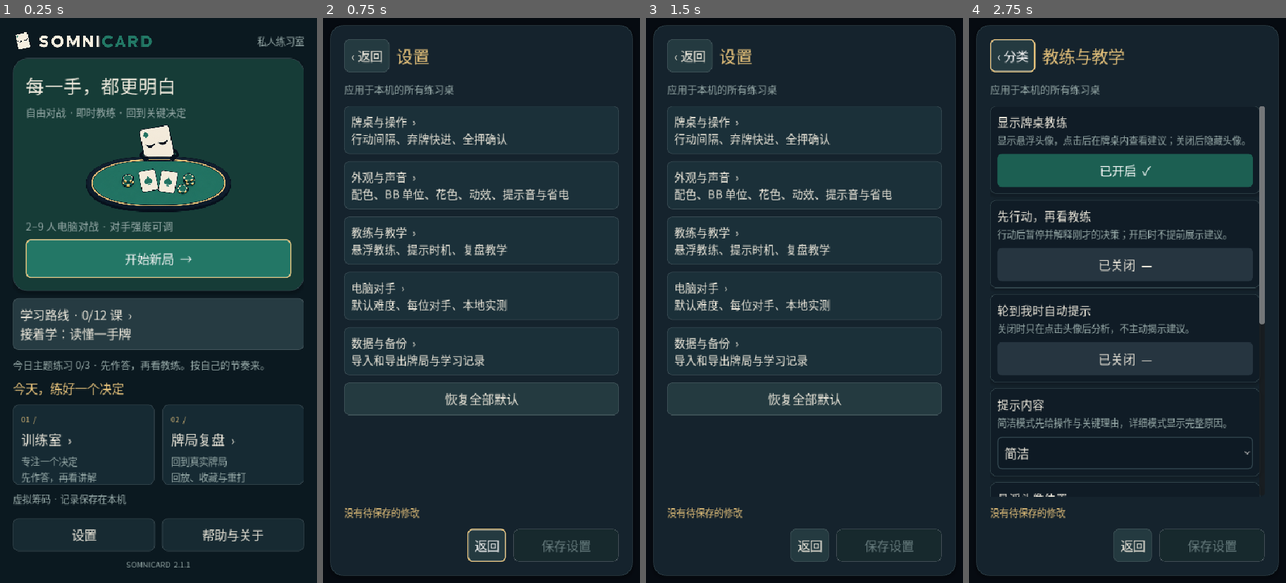
Above: before the commit, frames 1-4 (left to right).
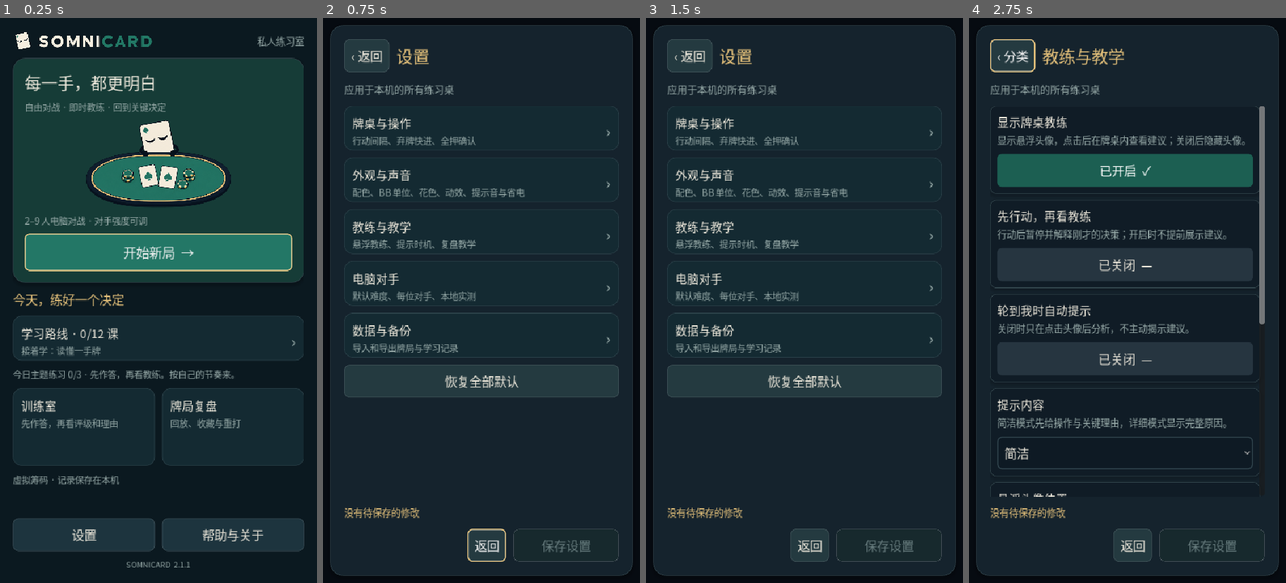
Above: after the commit, the same moments.

Repository: mcxddd/Somnicard
Game: Godot game, scene res://scenes/main.tscn
Two runs of this game, one before a commit and one after it. Both use one fixed random seed, a clock stepped at 60 frames per second and the inputs below.
Inputs:
- Up to frame 1 (0.25 s): no input
- Up to frame 2 (0.75 s): click "设置" at 0.5 s
- Up to frame 3 (1.5 s): click "帮助与关于" at 1.25 s
- Up to frame 4 (2.75 s): click "开始新局 →" at 2 s

The runs differ from the first frame. In frame 1, 17% of the frame differs, in the area x 4-96%, y 7-86%; in frame 2, 6.7%; in frame 3, 6.7%; in frame 4, nothing differs.

Commit message:
Introduce a shared UI style: type scale, colour roles, cards and entries
style.gd gains title/heading/body/caption labels, hero/card/inset cards,
primary/secondary buttons and an entry row with optional icon, title and
caption (icons load from assets/icons when present). The home screen,
training home, settings index, course list and help topics use them.
docs/ui-style.md records the rules and the icon names.

Co-Authored-By: Claude Opus 5.5 <noreply@anthropic.com>

Diff:
--- /dev/null
+++ b/scripts/ui/entry_button.gd
@@ -0,0 +1,58 @@
+extends Button
+## Navigation row with an icon, a title and one line of supporting text.
+## The plain-text form stays in `text` (drawn transparent) for accessibility and tests.
+const UI = preload("res://scripts/ui/style.gd")
+var title_label: Label
+var subtitle_label: Label
+
+func setup(title_text: String, subtitle: String, icon_name: String, vertical: bool) -> void:
+	custom_minimum_size = Vector2(64, 132 if vertical else 76)
+	size_flags_horizontal = Control.SIZE_EXPAND_FILL
+	for state in ["normal", "hover", "pressed", "disabled"]:
+		var fill = UI.CARD
+		if state == "hover": fill = UI.CARD.lightened(0.08)
+		if state == "pressed": fill = UI.CARD.lightened(0.04)
+		var style = UI.surface(fill, 14, 0, Color("2a4048"))
+		style.set_border_width_all(1)
+		add_theme_stylebox_override(state, style)
+	add_theme_stylebox_override("focus", UI.surface(Color.TRANSPARENT, 14, 0, UI.GOLD))
+	for color in ["font_color", "font_hover_color", "font_pressed_color", "font_focus_color", "font_disabled_color"]:
+		add_theme_color_override(color, Color.TRANSPARENT)
+	var inset = MarginContainer.new()
+	inset.set_anchors_and_offsets_preset(Control.PRESET_FULL_RECT)
+	for edge in ["left", "right", "top", "bottom"]: inset.add_theme_constant_override("margin_" + edge, 14)
+	inset.mouse_filter = Control.MOUSE_FILTER_IGNORE
+	add_child(inset)
+	var row: BoxContainer = VBoxContainer.new() if vertical else HBoxContainer.new()
+	row.add_theme_constant_override("separation", 8 if vertical else 14)
+	row.mouse_filter = Control.MOUSE_FILTER_IGNORE
+	inset.add_child(row)
+	var picture = UI.icon(icon_name, 36 if vertical else 40)
+	if picture != null:
+		picture.size_flags_vertical = Control.SIZE_SHRINK_CENTER
+		if vertical: picture.stretch_mode = TextureRect.STRETCH_KEEP_ASPECT
+		row.add_child(picture)
+	var lines = VBoxContainer.new()
+	lines.size_flags_horizontal = Control.SIZE_EXPAND_FILL
+	lines.alignment = BoxContainer.ALIGNMENT_CENTER
+	lines.add_theme_constant_override("separation", 4)
+	lines.mouse_filter = Control.MOUSE_FILTER_IGNORE
+	row.add_child(lines)
+	title_label = UI.label("", UI.SIZE_BODY + 1, UI.TEXT)
+	subtitle_label = UI.caption("")
+	for label in [title_label, subtitle_label]:
+		label.mouse_filter = Control.MOUSE_FILTER_IGNORE
+		lines.add_child(label)
+	if not vertical:
+		var chevron = UI.label("›", 26, UI.MUTED)
+		chevron.size_flags_vertical = Control.SIZE_SHRINK_CENTER
+		chevron.mouse_filter = Control.MOUSE_FILTER_IGNORE
+		row.add_child(chevron)
+	set_lines(title_text, subtitle)
+
+func set_lines(title_text: String, subtitle: String) -> void:
+	title_label.text = title_text
+	subtitle_label.text = subtitle
+	subtitle_label.visible = not subtitle.is_empty()
+	text = title_text + ("\n" + subtitle if not subtitle.is_empty() else "")
+	tooltip_text = text.replace("\n", "：")
--- a/scripts/ui/home.gd
+++ b/scripts/ui/home.gd
@@ -9,7 +9,7 @@
 var status: Label
 var scroll
 var entries: Dictionary = {}
-var learning: Button
+var learning
 var learning_note: Label
 
 func _ready() -> void:
@@ -48,72 +48,48 @@
 	body.size_flags_horizontal = Control.SIZE_EXPAND_FILL
 	body.add_theme_constant_override("separation", 12)
 	scroll.add_child(body)
-	var hero = UI.panel(Color("163c37"), 24, 22)
+	var hero = UI.card("hero")
 	body.add_child(hero)
 	var inner = VBoxContainer.new()
-	inner.add_theme_constant_override("separation", 9)
+	inner.add_theme_constant_override("separation", 10)
 	hero.add_child(inner)
-	inner.add_child(UI.label("每一手，都更明白", 32, UI.TEXT))
-	inner.add_child(_label("自由对战 · 即时教练 · 回到关键决定", 17))
+	inner.add_child(UI.title("每一手，都更明白"))
+	inner.add_child(UI.caption("自由对战 · 即时教练 · 回到关键决定"))
 	inner.add_child(UI.art(preload("res://assets/art/home-hero.png"), 150))
-	session_note = _label("2–9 人电脑对战 · 对手强度可调", 18)
+	session_note = UI.caption("2–9 人电脑对战 · 对手强度可调")
 	inner.add_child(session_note)
-	primary = UI.button("开始新局  →", func(): destination.emit("play"), UI.GREEN, 66)
+	primary = UI.primary("开始新局  →", func(): destination.emit("play"), 64)
 	inner.add_child(primary)
-	new_table = UI.button("另开一张牌桌", func(): destination.emit("new"), Color("214840"), 50)
+	new_table = UI.secondary("另开一张牌桌", func(): destination.emit("new"), 50)
 	inner.add_child(new_table)
-	learning = UI.button("学习路线  ›", func():
-		if scroll.can_activate(): destination.emit("academy"), Color("263b42"), 72)
-	learning.alignment = HORIZONTAL_ALIGNMENT_LEFT
-	learning.autowrap_mode = TextServer.AUTOWRAP_WORD_SMART
+	body.add_child(UI.heading("今天，练好一个决定"))
+	learning = UI.entry("学习路线", "", func():
+		if scroll.can_activate(): destination.emit("academy"), "learn")
 	body.add_child(learning)
 	entries["academy"] = learning
-	learning_note = _label("", 17)
+	learning_note = UI.caption("")
 	body.add_child(learning_note)
-	body.add_child(UI.label("今天，练好一个决定", 21, UI.GOLD))
 	var paths = HBoxContainer.new()
-	paths.add_theme_constant_override("separation", 14)
+	paths.add_theme_constant_override("separation", 12)
 	body.add_child(paths)
-	for spec in [["training", "训练室", "专注一个决定\n先作答，再看讲解", "01"], ["history", "牌局复盘", "回到真实牌局\n回放、收藏与重打", "02"]]:
-		var button = _entry(spec[0], spec[1], spec[2], spec[3])
+	for spec in [["training", "训练室", "先作答，再看评级和理由", "train"], ["history", "牌局复盘", "回放、收藏与重打", "review"]]:
+		var id: String = spec[0]
+		var button = UI.entry(spec[1], spec[2], func():
+			if scroll.can_activate(): destination.emit(id), spec[3], true)
 		paths.add_child(button)
-		entries[spec[0]] = button
-	status = _label("虚拟筹码 · 记录保存在本机", 16)
+		entries[id] = button
+	status = UI.caption("虚拟筹码 · 记录保存在本机")
 	body.add_child(status)
 	var utility = HBoxContainer.new()
 	utility.add_theme_constant_override("separation", 12)
 	column.add_child(utility)
 	for spec in [["settings", "设置"], ["help", "帮助与关于"]]:
-		var b = UI.button(spec[1], func(): destination.emit(spec[0]), Color("172a32"), 56)
+		var b = UI.secondary(spec[1], func(): destination.emit(spec[0]), 54)
 		b.size_flags_horizontal = Control.SIZE_EXPAND_FILL
 		utility.add_child(b)
 		entries[spec[0]] = b
 	column.add_child(UI.label("SOMNICARD  " + str(ProjectSettings.get_setting("application/config/version")), 13, UI.MUTED, true))
 	hide()
-
-func _label(text: String, font_size: int) -> Label:
-	var label = UI.label(text, font_size, UI.MUTED)
-	label.autowrap_mode = TextServer.AUTOWRAP_WORD_SMART
-	return label
-
-func _entry(id: String, title: String, description: String, number: String) -> Button:
-	var b = UI.button("", func():
-		if scroll.can_activate(): destination.emit(id), Color("162a33"), 136)
-	b.size_flags_horizontal = Control.SIZE_EXPAND_FILL
-	var inset = MarginContainer.new()
-	inset.set_anchors_and_offsets_preset(Control.PRESET_FULL_RECT)
-	for edge in ["left", "right", "top", "bottom"]: inset.add_theme_constant_override("margin_" + edge, 14)
-	inset.mouse_filter = Control.MOUSE_FILTER_IGNORE
-	b.add_child(inset)
-	var c = VBoxContainer.new()
-	c.mouse_filter = Control.MOUSE_FILTER_IGNORE
-	c.add_theme_constant_override("separation", 8)
-	inset.add_child(c)
-	for label in [UI.label(number + "  /", 13, UI.GOLD), UI.label(title + "  ›", 23), _label(description, 16)]:
-		label.mouse_filter = Control.MOUSE_FILTER_IGNORE
-		c.add_child(label)
-	b.tooltip_text = title + "：" + description.replace("\n", "，")
-	return b
 
 func update_session(active: bool, saved: bool, detail: String) -> void:
 	primary.text = "继续对局  →" if active else "恢复上次牌桌  →" if saved else "开始新局  →"
@@ -126,5 +102,5 @@
 	var p = academy.progress(data)
 	var pending = academy.missed(data)
 	var detail = "有 %d 道错题待复习" % pending.size() if not pending.is_empty() else "基础路线已完成，随时温习" if p.lessons == academy.LESSONS.size() else "接着学：" + academy.LESSONS[p.next].title
-	learning.text = "学习路线 · %d/%d 课  ›\n%s" % [p.lessons, academy.LESSONS.size(), detail]
+	learning.set_lines("学习路线 · %d/%d 课" % [p.lessons, academy.LESSONS.size()], detail)
 	learning_note.text = "今日主题练习 %d/3 · %s" % [mini(p.today, 3), "今日目标已完成，休息一下也很好。" if p.today >= 3 else "先作答，再看教练。按自己的节奏来。"]
--- a/scripts/ui/learning_center.gd
+++ b/scripts/ui/learning_center.gd
@@ -72,17 +72,16 @@
 	_text("每课几个局面，先选择，再看理由。学习进度保存在本机，也包含在学习记录备份中。", 17, UI.MUTED)
 	var pending = Academy.missed(store.data)
 	if not pending.is_empty():
-		body.add_child(UI.button("错题复习 · %d 题" % pending.size(), func():
-			if scroll.can_activate(): start_review(), UI.GOLD, 66))
+		body.add_child(UI.entry("错题复习 · %d 题" % pending.size(), "把做错的题再做一遍，答对后移出", func():
+			if scroll.can_activate(): start_review(), "review-mistakes"))
 	for i in range(Academy.LESSONS.size()):
 		var course = Academy.LESSONS[i]
 		var correct = 0
 		for q in range(course.questions.size()):
 			if store.data.get("academy", {}).get(course.id + ":" + str(q), {}).get("correct", false): correct += 1
-		var button = UI.button("%02d   %s   %s\n%s" % [i + 1, course.title, "✓" if correct == course.questions.size() else "%d/%d" % [correct, course.questions.size()], course.subtitle], func():
-			if scroll.can_activate(): start_lesson(i), Color("183b38") if correct == course.questions.size() else Color("172c35"), 96)
-		button.autowrap_mode = TextServer.AUTOWRAP_WORD_SMART
-		button.alignment = HORIZONTAL_ALIGNMENT_LEFT
+		var finished = correct == course.questions.size()
+		var button = UI.entry("%02d  %s" % [i + 1, course.title], ("已完成 · " if finished else "%d / %d · " % [correct, course.questions.size()]) + course.subtitle, func():
+			if scroll.can_activate(): start_lesson(i), "lesson-done" if finished else "lesson")
 		body.add_child(button)
 	next_button.text = "进入主题训练" if progress.lessons == Academy.LESSONS.size() else "继续学习 · " + Academy.LESSONS[progress.next].title
 	next_button.disabled = false
--- a/scripts/ui/settings.gd
+++ b/scripts/ui/settings.gd
@@ -62,10 +62,8 @@
 	body.add_child(index_page)
 	var descriptions = ["行动间隔、弃牌快进、全押确认", "配色、BB 单位、花色、动效、提示音与省电", "悬浮教练、提示时机、复盘教学", "默认难度、每位对手、本地实测", "导入和导出牌局与学习记录"]
 	for i in range(CATEGORIES.size()):
-		var tab = UI.button(CATEGORIES[i] + "  ›\n" + descriptions[i], func():
-			if scroll.can_activate(): _select_page(i), Color("1b3039"), 82)
-		tab.alignment = HORIZONTAL_ALIGNMENT_LEFT
-		tab.add_theme_font_size_override("font_size", 19)
+		var tab = UI.entry(CATEGORIES[i], descriptions[i], func():
+			if scroll.can_activate(): _select_page(i), ["settings-table", "settings-look", "settings-coach", "settings-opponents", "settings-data"][i])
 		index_page.add_child(tab)
 		tabs.append(tab)
 	for i in range(CATEGORIES.size()):
--- a/scripts/ui/style.gd
+++ b/scripts/ui/style.gd
@@ -7,6 +7,18 @@
 const PANEL = Color("15232d")
 const BORDER = Color("30444d")
 const BLUE = Color("70a8df")
+## Colour roles: TEXT for content, MUTED for supporting text, GOLD only for section
+## headings and the one key number on a card, GREEN for the primary action.
+const SUCCESS = Color("7cd7b7")
+const DANGER = Color("f2a3a9")
+const CARD = Color("142a32")
+const HERO = Color("163c37")
+const INSET = Color("10222a")
+## Type scale. Pages use these four sizes instead of ad-hoc ones.
+const SIZE_TITLE = 28
+const SIZE_HEADING = 21
+const SIZE_BODY = 19
+const SIZE_CAPTION = 15
 
 static func surface(color: Color, radius: int = 12, padding: int = 12, border := Color.TRANSPARENT) -> StyleBoxFlat:
 	var style := StyleBoxFlat.new()
@@ -56,6 +68,50 @@
 	node.add_theme_stylebox_override("panel", style)
 	return node
 
+## Card surfaces: "hero" for the one main card on a page, "card" for ordinary
+## groups, "inset" for content nested inside another card.
+static func card(kind: String = "card") -> PanelContainer:
+	if kind == "hero": return panel(HERO, 20, 20)
+	if kind == "inset":
+		var node := PanelContainer.new()
+		node.add_theme_stylebox_override("panel", surface(INSET, 10, 12))
+		return node
+	return panel(CARD, 14, 16)
+
+static func _wrapped(text: String, size: int, color: Color) -> Label:
+	var node = label(text, size, color)
+	node.autowrap_mode = TextServer.AUTOWRAP_WORD_SMART
+	return node
+
+static func title(text: String) -> Label: return _wrapped(text, SIZE_TITLE, TEXT)
+static func heading(text: String) -> Label: return _wrapped(text, SIZE_HEADING, GOLD)
+static func body(text: String) -> Label: return _wrapped(text, SIZE_BODY, TEXT)
+static func caption(text: String) -> Label: return _wrapped(text, SIZE_CAPTION, MUTED)
+
+## The single most important action on a screen.
+static func primary(text: String, callback: Callable, height: int = 60) -> Button:
+	var node = button(text, callback, GREEN, height)
+	node.add_theme_font_size_override("font_size", 22)
+	return node
+
+static func secondary(text: String, callback: Callable, height: int = 52) -> Button:
+	return button(text, callback, Color("1d343e"), height)
+
+## A navigation row: optional icon, title, one line of supporting text and a chevron.
+static func entry(title_text: String, subtitle: String, callback: Callable, icon_name: String = "", vertical: bool = false) -> Button:
+	var node = load("res://scripts/ui/entry_button.gd").new()
+	node.setup(title_text, subtitle, icon_name, vertical)
+	node.pressed.connect(callback)
+	return node
+
+## Icons live in res://assets/icons/<name>.png; a missing icon is simply left out.
+static func icon(name: String, size: float) -> TextureRect:
+	var path = "res://assets/icons/%s.png" % name
+	if name.is_empty() or not ResourceLoader.exists(path): return null
+	var node = art(load(path), size)
+	node.custom_minimum_size.x = size
+	return node
+
 ## A centred illustration that keeps its aspect ratio within the given height.
 static func art(texture: Texture2D, height: float) -> TextureRect:
 	var node := TextureRect.new()
--- a/scripts/ui/support_center.gd
+++ b/scripts/ui/support_center.gd
@@ -69,7 +69,10 @@
 	title.text = "帮助与关于"
 	_label("SOMNICARD  " + str(ProjectSettings.get_setting("application/config/version")), 25, UI.GOLD)
 	_label("从一个问题开始。", 20, UI.MUTED)
-	for i in range(TOPICS.size()): _button(TOPICS[i][0] + "  ›", show_topic.bind(i))
+	for i in range(TOPICS.size()):
+		var index = i
+		body.add_child(UI.entry(TOPICS[i][0], TOPICS[i][1], func():
+			if scroll.can_activate(): show_topic(index), "help"))
 	_button("引擎与第三方许可", _licenses)
 	_button("官网 · 下载与版本说明 ↗", func(): OS.shell_open(DOWNLOAD))
 	_button("复制诊断摘要", func():
--- a/scripts/ui/training_hub.gd
+++ b/scripts/ui/training_hub.gd
@@ -5,6 +5,7 @@
 const History = preload("res://scripts/poker/history.gd")
 const Practice = preload("res://scripts/poker/practice.gd")
 const Store = preload("res://scripts/poker/training_store.gd")
+const TOPIC_ICONS = {"翻前入池": "topic-preflop", "面对下注": "topic-facing", "主动下注": "topic-betting", "河牌判断": "topic-river"}
 const GRADES = {"good": ["✓", "好的选择", Color("7cd7b7")], "ok": ["≈", "可以接受", Color("dec488")], "miss": ["✗", "偏离建议", Color("f2a3a9")], "unscored": ["·", "不评分", Color("a4b9b4")]}
 var host
 var home_page: VBoxContainer
@@ -30,28 +31,29 @@
 	summary_box = VBoxContainer.new()
 	summary_box.add_theme_constant_override("separation", 8)
 	home_page.add_child(summary_box)
-	var today = UI.panel(Color("16322f"), 14, 18)
+	var today = UI.card("hero")
 	home_page.add_child(today)
 	var today_column = VBoxContainer.new()
 	today_column.add_theme_constant_override("separation", 10)
 	today.add_child(today_column)
-	today_title = host._label("今天 · 5 题", 26, UI.GOLD)
+	today_title = UI.title("今天 · 5 题")
 	today_column.add_child(today_title)
-	today_note = host._label("", 17)
+	today_note = UI.caption("")
 	today_column.add_child(today_note)
-	start_button = UI.button("开始练习", func(): start_set(), UI.GREEN, 60)
-	start_button.add_theme_font_size_override("font_size", 22)
+	start_button = UI.primary("开始练习", func(): start_set())
 	today_column.add_child(start_button)
-	home_page.add_child(host._label("各主题掌握情况 · 点一行只练这个主题", 18, UI.GOLD))
+	home_page.add_child(UI.heading("各主题掌握情况"))
+	home_page.add_child(UI.caption("点一个主题，只练这个主题。"))
 	topic_rows = VBoxContainer.new()
 	topic_rows.add_theme_constant_override("separation", 8)
 	home_page.add_child(topic_rows)
-	home_page.add_child(UI.button("练习记录 ›", show_records, Color("1d343e"), 52))
-	home_page.add_child(host._label("练习结果不计入对局统计。建议来自本机模型：河牌限定双人抽象求解，其余为范围与价格估算，不是完整 GTO。", 15))
+	home_page.add_child(UI.entry("练习记录", "按日期查看做过的题，可以再练一次", show_records, "history"))
+	home_page.add_child(UI.caption("练习结果不计入对局统计。建议来自本机模型：河牌限定双人抽象求解，其余为范围与价格估算，不是完整 GTO。"))
 	records_page = VBoxContainer.new()
 	records_page.add_theme_constant_override("separation", 10)
 	add_child(records_page)
-	records_page.add_child(host._label("练习记录 · 点一题再练一次", 22, UI.GOLD))
+	records_page.add_child(UI.heading("练习记录"))
+	records_page.add_child(UI.caption("点一题再练一次。"))
 	records_list = VBoxContainer.new()
 	records_list.add_theme_constant_override("separation", 8)
 	records_page.add_child(records_list)
@@ -129,10 +131,7 @@
 		if r.rate >= 0:
 			var filled = roundi(r.rate * 10)
 			line = "%s  掌握 %d%% · 练过 %d 题" % ["▰".repeat(filled) + "▱".repeat(10 - filled), roundi(r.rate * 100), r.attempts]
-		var row = UI.button("%s  ›\n%s" % [topic, line], func(): start_set(topic), Color("17313a"), 72)
-		row.alignment = HORIZONTAL_ALIGNMENT_LEFT
-		row.add_theme_font_size_override("font_size", 19)
-		topic_rows.add_child(row)
+		topic_rows.add_child(UI.entry(topic, line, func(): start_set(topic), TOPIC_ICONS[topic]))
 
 ## Start a set. The selection is automatic; a topic only narrows it.
 func start_set(topic: String = "") -> void:
@@ -162,7 +161,8 @@
 	var parts: Array = []
 	for grade in ["good", "ok", "miss", "unscored"]:
 		if counts[grade] > 0: parts.append("%d %s" % [counts[grade], GRADES[grade][1]])
-	summary_box.add_child(host._label("本组完成 · " + " · ".join(parts), 22, UI.GOLD))
+	summary_box.add_child(UI.heading("本组完成"))
+	summary_box.add_child(UI.caption(" · ".join(parts)))
 	for i in range(results.size()):
 		var r: Dictionary = results[i]
 		var g = GRADES[Store.grade(r.feedback)]
--- a/tests/product_test.gd
+++ b/tests/product_test.gd
@@ -162,7 +162,7 @@
 	var ids = Academy.question_ids()
 	for i in range(7): store.data.get_or_add("academy", {})[ids[i]] = {"correct": true, "tries": 2, "date": "", "missed": true}
 	ui._open_product("academy")
-	verify(ui.learning_center.body.get_children().any(func(c): return c is Button and c.text == "错题复习 · 7 题"), "overview offers review before courses")
+	verify(ui.learning_center.body.get_children().any(func(c): return c is Button and c.text.begins_with("错题复习 · 7 题")), "overview offers review before courses")
 	ui.home.update_learning(store.data)
 	verify(ui.home.learning.text.contains("有 7 道错题待复习"), "home prioritizes pending review count")
 	ui.learning_center.start_review()
--- a/tests/training_test.gd
+++ b/tests/training_test.gd
@@ -197,7 +197,7 @@
 		while t.case_page.job != null: await process_frame
 		t.case_page.next_case()
 	while t.hub.scan_cursor >= 0: await process_frame
-	verify(not t.case_page.visible and t.hub.summary_box.get_child_count() == 7 and t.hub.start_button.text == "再来一组" and t.store.data.session.is_empty(), "finishing a set shows its summary on the home page")
+	verify(not t.case_page.visible and t.hub.summary_box.get_child_count() == 8 and t.hub.start_button.text == "再来一组" and t.store.data.session.is_empty(), "finishing a set shows its summary on the home page")
 	t.hub.show_records()
 	verify(t.hub.records_page.visible and t.hub.records_list.get_child_count() >= 6, "practice history lists answered spots by date")
 	t.back_action()
Not shown, added: scripts/ui/entry_button.gd.uid
Not shown, added: docs/ui-style.md
